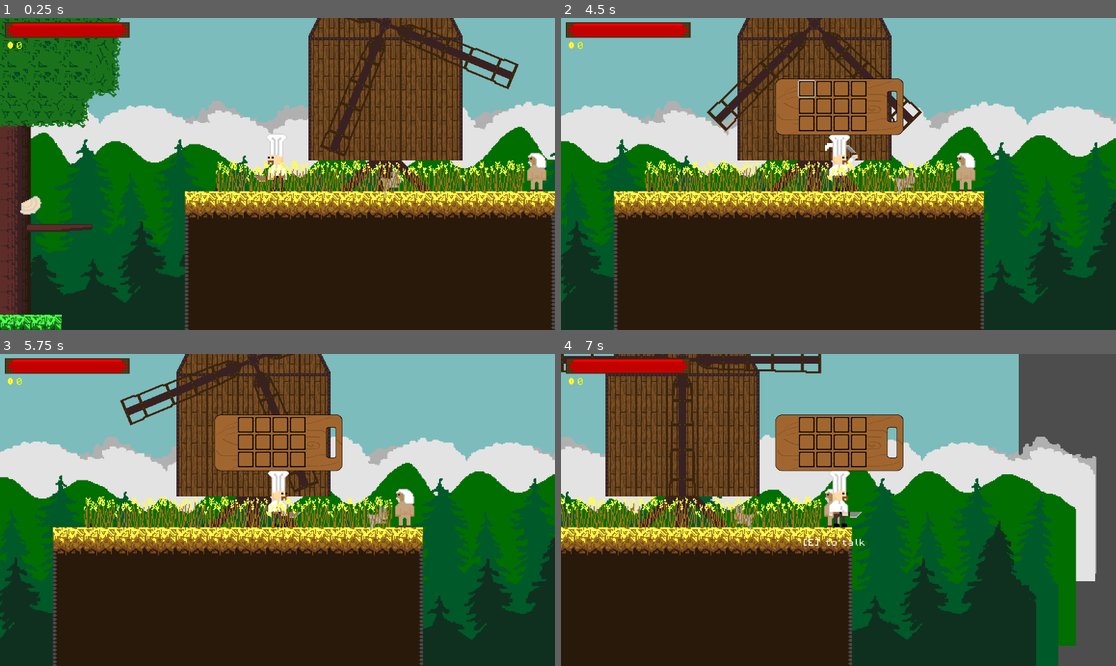
Above: before the commit, frames 1-4 (two rows, left to right).
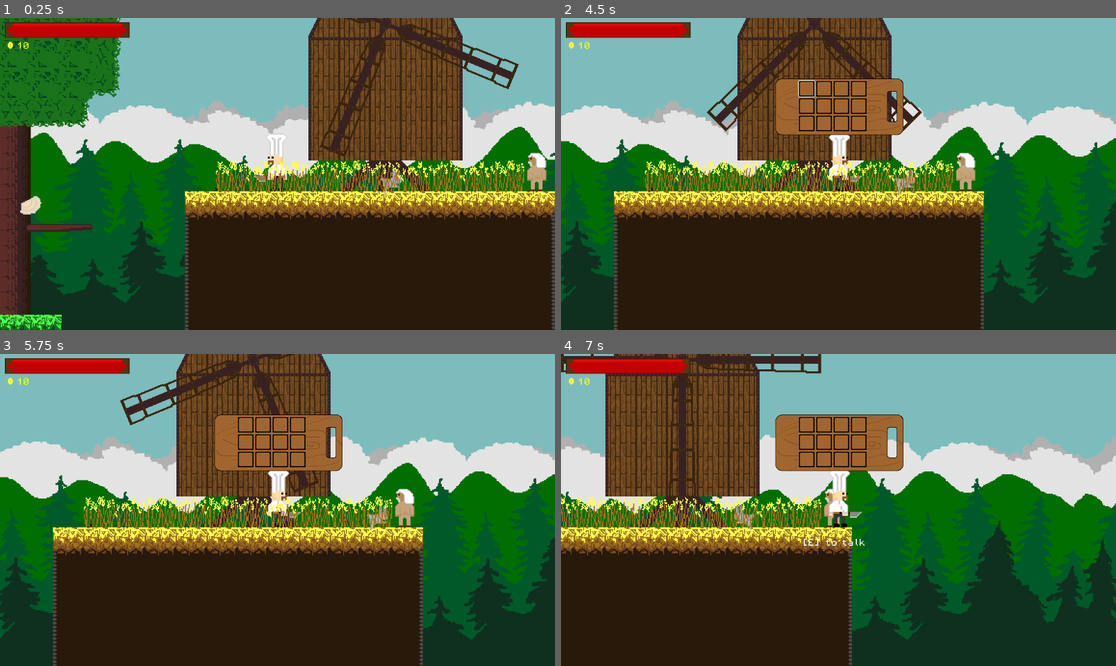
Above: after the commit, the same moments.

Repository: AdamOravecz1/TheKingsDish
Game: Godot game, scene res://Scenes/forest.tscn
The game is run twice, just before and just after one commit, with the same random seed, the same clock (stepped at 60 frames per second) and the same inputs. The engine's default icon, where the game draws it, is replaced by a stand-in: a white triangle on a blue panel in a dark square.
Inputs (mouse positions are in pixels of both pictures, inside the frame that each line leads up to):
- Up to frame 1 (0.25 s): no input
- Up to frame 2 (4.5 s): move the mouse to (960, 158) at 0.52 s; hold D (right) 0.53-1.25 s; click (960, 158) at 0.6 s; tap W (jump) at 0.77, 3.77 s; drag from (727, 189) to (955, 180) at 1.27 s; move the mouse to (894, 105) at 2.02 s; hold A (left) 2.03-2.75 s; click (894, 105) at 2.1 s; drag from (810, 236) to (1016, 180) at 2.77 s; move the mouse to (1005, 220) at 3.52 s; hold D (right) 3.53-4.25 s; tap R (relode) at 3.6 s; click (1005, 220) at 3.8 s; tap I (inventory) at 4.15 s; click (805, 89) at 4.27 s
- Up to frame 3 (5.75 s): drag from (111, 463) to (405, 506) at 5.02 s
- Up to frame 4 (7 s): move the mouse to (866, 510) at 5.77 s; hold D (right) 5.78-6.5 s; click (866, 510) at 5.85 s; drag from (755, 432) to (855, 513) at 6.52 s

The runs differ from the first frame. In frame 1, less than 0.1% of the frame differs, in the area x 3-25%, y 7-89%; in frame 2, 0.2%; in frame 3, less than 0.1%; in frame 4, 12%, in the area x 3-100%, y 0-100%.

Commit message:
Millers shop

Diff:
--- a/Global/global.gd
+++ b/Global/global.gd
@@ -15,7 +15,7 @@
 }
 var player_data: Dictionary = {
 	"health": 100,
-	"coin": 0
+	"coin": 10
 }
 
 var animal_data: Dictionary
--- a/Scenes/forest.tscn
+++ b/Scenes/forest.tscn
@@ -26,8 +26,8 @@
 [node name="ParallaxLayer6" type="ParallaxLayer" parent="BG/ParallaxBackground" index="0"]
 
 [node name="Sprite2D" type="Sprite2D" parent="BG/ParallaxBackground/ParallaxLayer6" index="0"]
-position = Vector2(135, -185.5)
-scale = Vector2(2.99194, 1.94485)
+position = Vector2(381.999, -185.5)
+scale = Vector2(3.98791, 1.94485)
 texture = ExtResource("2_t6cmg")
 
 [node name="ParallaxLayer5" type="ParallaxLayer" parent="BG/ParallaxBackground" index="1"]
@@ -45,6 +45,10 @@
 position = Vector2(629, -216)
 texture = ExtResource("3_erif5")
 
+[node name="Sprite2D4" type="Sprite2D" parent="BG/ParallaxBackground/ParallaxLayer5" index="3"]
+position = Vector2(1125, -220)
+texture = ExtResource("3_erif5")
+
 [node name="ParallaxLayer4" type="ParallaxLayer" parent="BG/ParallaxBackground" index="2"]
 motion_scale = Vector2(0.8, 1)
 
@@ -58,6 +62,10 @@
 
 [node name="Sprite2D3" type="Sprite2D" parent="BG/ParallaxBackground/ParallaxLayer4" index="2"]
 position = Vector2(628, -208)
+texture = ExtResource("2_rvyf3")
+
+[node name="Sprite2D4" type="Sprite2D" parent="BG/ParallaxBackground/ParallaxLayer4" index="3"]
+position = Vector2(1124, -208)
 texture = ExtResource("2_rvyf3")
 
 [node name="ParallaxLayer3" type="ParallaxLayer" parent="BG/ParallaxBackground" index="3"]
@@ -75,6 +83,10 @@
 position = Vector2(628, -141)
 texture = ExtResource("2_fpvc7")
 
+[node name="Sprite2D4" type="Sprite2D" parent="BG/ParallaxBackground/ParallaxLayer3" index="3"]
+position = Vector2(1122, -146)
+texture = ExtResource("2_fpvc7")
+
 [node name="ParallaxLayer2" type="ParallaxLayer" parent="BG/ParallaxBackground" index="4"]
 motion_scale = Vector2(0.9, 1)
 
@@ -88,6 +100,10 @@
 
 [node name="Sprite2D3" type="Sprite2D" parent="BG/ParallaxBackground/ParallaxLayer2" index="2"]
 position = Vector2(630, -82)
+texture = ExtResource("2_31f24")
+
+[node name="Sprite2D4" type="Sprite2D" parent="BG/ParallaxBackground/ParallaxLayer2" index="3"]
+position = Vector2(1122, -87)
 texture = ExtResource("2_31f24")
 
 [node name="ParallaxLayer" type="ParallaxLayer" parent="BG/ParallaxBackground" index="5"]
@@ -106,7 +122,11 @@
 texture = ExtResource("3_oby0v")
 
 [node name="Sprite2D4" type="Sprite2D" parent="BG/ParallaxBackground/ParallaxLayer" index="3"]
-position = Vector2(423, 73)
+position = Vector2(427, 90)
+texture = ExtResource("3_oby0v")
+
+[node name="Sprite2D5" type="Sprite2D" parent="BG/ParallaxBackground/ParallaxLayer" index="4"]
+position = Vector2(1107, -18)
 texture = ExtResource("3_oby0v")
 
 [node name="BG" parent="BG" index="1"]
--- a/Scenes/level.gd
+++ b/Scenes/level.gd
@@ -7,7 +7,9 @@
 var paused = false
 var current_item: InvItem
 var current_slot := 100
+var shop_slot := 100
 var dragging := false
+var buying := false
 var is_open = false
 
 @onready var player = get_tree().get_first_node_in_group("Player")
@@ -60,12 +62,13 @@
 		else:
 			open()
 
-
 func open():
+	player.can_attack = false
 	playerinv.visible = true
 	is_open = true
 
 func close():
+	player.can_attack = true
 	playerinv.visible = false
 	is_open = false
 
--- a/Scenes/miller.gd
+++ b/Scenes/miller.gd
@@ -5,9 +5,16 @@
 @onready var interaction_area_shop: InteractionArea = $InteractionAreaShop
 @onready var interaction_area: InteractionArea = $InteractionArea
 
+@onready var shop = $CanvasLayer/MillersShop_UI
+@onready var playerinv = get_tree().get_first_node_in_group("PlayerInv")
+@onready var main = get_tree().current_scene
+
 @onready var player = get_tree().get_first_node_in_group("Player")
 
+var is_open := false
+
 func _ready():
+	close()
 	health = Global.animal_parameters["miller"]["health"]
 	interaction_area_shop.interact = Callable(self, "_talk")
 	interaction_area.interact = Callable(self, "_pickup")
@@ -19,7 +26,13 @@
 		remove()
 
 func _talk():
-	print("shop")
+	if is_open:
+		main.close()
+		close()
+	else:
+		playerinv.position.x = 300
+		main.open()
+		open()
 
 func trigger_death():
 	if alive:
@@ -31,3 +44,17 @@
 
 func _on_animated_sprite_2d_animation_finished():
 	$AnimatedSprite2D.play("after_death")
+
+func open():
+	shop.visible = true
+	playerinv.visible = true
+	is_open = true
+
+func close():
+	shop.visible = false
+	playerinv.visible = false
+	is_open = false
+
+func _on_player_left_body_exited(body):
+	close()
+	main.close()
--- a/Scenes/miller.tscn
+++ b/Scenes/miller.tscn
@@ -1,9 +1,10 @@
-[gd_scene load_steps=15 format=3 uid="uid://5exerwvsy41d"]
+[gd_scene load_steps=17 format=3 uid="uid://5exerwvsy41d"]
 
 [ext_resource type="PackedScene" uid="uid://blorwsk7msxwu" path="res://Scenes/entity.tscn" id="1_8jmtg"]
 [ext_resource type="Script" path="res://Scenes/miller.gd" id="2_gkufe"]
 [ext_resource type="Texture2D" uid="uid://cvve3iaapqk5w" path="res://Sprites/Miller.png" id="2_lv85u"]
 [ext_resource type="PackedScene" uid="uid://b5l7nm22qv6uc" path="res://Scenes/interaction_area.tscn" id="4_yeb36"]
+[ext_resource type="PackedScene" uid="uid://lo3gbgkcknvx" path="res://inventory/millers_shop_ui.tscn" id="5_pc6q5"]
 
 [sub_resource type="RectangleShape2D" id="RectangleShape2D_la1yi"]
 size = Vector2(20, 39)
@@ -74,6 +75,9 @@
 [sub_resource type="CircleShape2D" id="CircleShape2D_fqvsg"]
 radius = 23.0217
 
+[sub_resource type="CircleShape2D" id="CircleShape2D_yu8sm"]
+radius = 23.0
+
 [node name="Miller" instance=ExtResource("1_8jmtg")]
 collision_layer = 4
 collision_mask = 21
@@ -99,4 +103,16 @@
 [node name="CollisionShape2D" type="CollisionShape2D" parent="InteractionArea" index="0"]
 shape = SubResource("CircleShape2D_fqvsg")
 
+[node name="CanvasLayer" type="CanvasLayer" parent="." index="5"]
+
+[node name="MillersShop_UI" parent="CanvasLayer" index="0" instance=ExtResource("5_pc6q5")]
+
+[node name="PlayerLeft" type="Area2D" parent="." index="6"]
+collision_layer = 0
+collision_mask = 2
+
+[node name="CollisionShape2D" type="CollisionShape2D" parent="PlayerLeft" index="0"]
+shape = SubResource("CircleShape2D_yu8sm")
+
 [connection signal="animation_finished" from="AnimatedSprite2D" to="." method="_on_animated_sprite_2d_animation_finished"]
+[connection signal="body_exited" from="PlayerLeft" to="." method="_on_player_left_body_exited"]
--- a/Scenes/player.gd
+++ b/Scenes/player.gd
@@ -8,6 +8,7 @@
 @export var friction := 900
 var direction := Vector2.ZERO
 var can_move := true
+var can_attack := true
 var ducking := false
 
 @export_group('jump')
@@ -104,7 +105,7 @@
 
 
 	#hit
-	if Input.is_action_just_pressed("hit"):
+	if Input.is_action_just_pressed("hit") and can_attack:
 		$PlayerGraphics.hit()
 		slash()
 
@@ -198,3 +199,7 @@
 
 	# Apply upward force (positive Y direction in Godot is down, so subtract to go up)
 	knockback_force.y -= 4000.0
+
+func pay(price):
+	coin -= price
+	level.update_coin(str(coin))
--- a/inventory/inv_ui.gd
+++ b/inventory/inv_ui.gd
@@ -36,8 +36,9 @@
 	main.current_slot = 100
 
 func _on_button_pressed():
-	main.get_dragging(false)
-	remove_item()
+	if not main.buying:
+		main.get_dragging(false)
+		remove_item()
 
 func send_inv():
 	main.get_inv(self)
--- a/inventory/inv_ui_slot.gd
+++ b/inventory/inv_ui_slot.gd
@@ -7,6 +7,7 @@
 @onready var drag_label: Label = $CanvasLayer/Label
 @onready var inv_ui = get_parent().get_parent().get_parent()
 @onready var main = get_tree().current_scene
+@onready var shop_ui = get_tree().get_nodes_in_group("ShopUI")
 
 var slot_out: InvSlot
 var dragged_item: InvItem
@@ -27,8 +28,6 @@
 	else:
 		item_visual.visible = true
 		item_visual.texture = slot.item.texture
-
-
 	slot_out = slot
 
 func _process(delta):
@@ -39,6 +38,13 @@
 		drag_label.global_position = get_global_mouse_position() + Vector2(8, 8)
 
 func _on_button_pressed():
+	if shop_ui.size() >= main.shop_slot and main.buying:
+		if slot_out.item:
+			shop_ui[main.shop_slot].stop_dragging()
+		else:
+			shop_ui[main.shop_slot].stop_dragging()
+			shop_ui[main.shop_slot].buy()
+		main.buying = false
 	if slot_out.item:
 		if get_index() == main.current_slot and main.inv_type == inv_ui:
 			drag_across = true
@@ -77,7 +83,6 @@
 		stop_dragging()
 
 
-
 # Stop dragging the item
 func stop_dragging():
 	dragging = false
@@ -85,11 +90,8 @@
 	drag_label.visible = false
 	item_visual.visible = true
 
-
-
 func send_item():
 	inv_ui.get_item(dragged_item, get_index())
-
 
 func change_item():
 	inv_ui.change_item(get_index())
--- /dev/null
+++ b/inventory/millers_shop_ui.gd
@@ -0,0 +1,13 @@
+extends Control
+
+@onready var main = get_tree().current_scene
+
+
+func remove_item():
+	main.current_item = null
+	main.current_slot = 100
+
+func _on_button_pressed():
+	if not main.buying:
+		main.get_dragging(false)
+		remove_item()
--- /dev/null
+++ b/inventory/millers_shop_ui.tscn
@@ -0,0 +1,62 @@
+[gd_scene load_steps=8 format=3 uid="uid://lo3gbgkcknvx"]
+
+[ext_resource type="Texture2D" uid="uid://bfo3u8onb4n5r" path="res://Sprites/MillersShopUI.png" id="1_j0anm"]
+[ext_resource type="Script" path="res://inventory/millers_shop_ui.gd" id="1_tug4p"]
+[ext_resource type="PackedScene" uid="uid://bjwaf68ya2yel" path="res://inventory/shop_ui_slot.tscn" id="2_h5hr6"]
+[ext_resource type="Texture2D" uid="uid://bs44m3y8l2b0l" path="res://Sprites/InvSlot.png" id="3_c2bhb"]
+[ext_resource type="Resource" uid="uid://b7k1d4upmupa4" path="res://inventory/Items/flour.tres" id="4_6dvin"]
+[ext_resource type="Resource" uid="uid://b6db8uf3ug8kq" path="res://inventory/Items/pasta.tres" id="5_c4ga4"]
+[ext_resource type="Resource" uid="uid://brhwj8gopn3ab" path="res://inventory/Items/bread.tres" id="6_vtdh5"]
+
+[node name="MillersShop_UI" type="Control"]
+layout_mode = 3
+anchors_preset = 15
+anchor_right = 1.0
+anchor_bottom = 1.0
+offset_left = 607.0
+offset_top = 62.0
+offset_right = -263.0
+offset_bottom = -364.0
+grow_horizontal = 2
+grow_vertical = 2
+script = ExtResource("1_tug4p")
+
+[node name="Button" type="Button" parent="."]
+self_modulate = Color(1, 1, 1, 0)
+layout_mode = 0
+offset_right = 317.0
+offset_bottom = 235.0
+
+[node name="NinePatchRect" type="NinePatchRect" parent="."]
+layout_mode = 0
+offset_right = 280.0
+offset_bottom = 232.0
+texture = ExtResource("1_j0anm")
+
+[node name="GridContainer" type="GridContainer" parent="NinePatchRect"]
+layout_mode = 0
+offset_left = 85.0
+offset_top = 93.0
+offset_right = 190.0
+offset_bottom = 136.0
+columns = 3
+
+[node name="Shop_UI_Slot1" parent="NinePatchRect/GridContainer" instance=ExtResource("2_h5hr6")]
+layout_mode = 2
+slot_sprite = ExtResource("3_c2bhb")
+item = ExtResource("4_6dvin")
+price = 2
+
+[node name="Shop_UI_Slot2" parent="NinePatchRect/GridContainer" instance=ExtResource("2_h5hr6")]
+layout_mode = 2
+slot_sprite = ExtResource("3_c2bhb")
+item = ExtResource("5_c4ga4")
+price = 4
+
+[node name="Shop_UI_Slot3" parent="NinePatchRect/GridContainer" instance=ExtResource("2_h5hr6")]
+layout_mode = 2
+slot_sprite = ExtResource("3_c2bhb")
+item = ExtResource("6_vtdh5")
+price = 5
+
+[connection signal="pressed" from="Button" to="." method="_on_button_pressed"]
--- /dev/null
+++ b/inventory/shop_ui_slot.gd
@@ -0,0 +1,49 @@
+extends Panel
+
+@export var slot_sprite: Texture
+@export var item: InvItem
+@export var price: int
+
+@onready var drag_sprite: Sprite2D = $CanvasLayer/DragSprite  # A Sprite2D to display the texture that follows the mouse
+@onready var drag_label: Label = $CanvasLayer/Label
+@onready var main = get_tree().current_scene
+@onready var player = get_tree().get_first_node_in_group("Player")
+
+var dragged_item: InvItem
+var dragging: bool = false  # To check if an item is being dragged
+
+func _ready():
+	$SlotBG.texture = slot_sprite
+	$CenterContainer/Panel/ItemDisplay.texture = item.texture
+	$PriceTag.text = str(price)
+
+func _process(delta):
+	# If dragging, make the sprite follow the mouse
+	if dragging:
+		drag_sprite.global_position = get_global_mouse_position()
+		drag_label.text = item.name.capitalize()
+		drag_label.global_position = get_global_mouse_position() + Vector2(8, 8)
+
+# Start dragging the item (make the texture follow the mouse)
+func start_dragging(item_texture: Texture2D):
+	dragging = true
+	drag_sprite.texture = item_texture
+	drag_sprite.visible = true  # Show the sprite when dragging starts
+	drag_label.visible = true
+
+# Stop dragging the item
+func stop_dragging():
+	dragging = false
+	drag_sprite.visible = false  # Hide the sprite when dragging stops
+	drag_label.visible = false
+
+func _on_button_pressed():
+	if not main.dragging and player.coin >= price:
+		main.shop_slot = get_index()
+		start_dragging(item.texture)
+		main.current_item = item
+		main.dragging = true
+		main.buying = true
+
+func buy():
+	player.pay(price)
--- /dev/null
+++ b/inventory/shop_ui_slot.tscn
@@ -0,0 +1,59 @@
+[gd_scene load_steps=4 format=3 uid="uid://bjwaf68ya2yel"]
+
+[ext_resource type="Script" path="res://inventory/shop_ui_slot.gd" id="1_pghiv"]
+[ext_resource type="FontFile" uid="uid://cpojoq47dln4s" path="res://Fonts/PixelOperator.ttf" id="2_3xwoo"]
+[ext_resource type="Texture2D" uid="uid://nmfgafxv8cl4" path="res://Sprites/CoinIcon.png" id="3_4aj3h"]
+
+[node name="Shop_UI_Slot" type="Panel" groups=["ShopUI"]]
+self_modulate = Color(1, 1, 1, 0)
+custom_minimum_size = Vector2(32, 40)
+offset_right = 32.0
+offset_bottom = 32.0
+script = ExtResource("1_pghiv")
+
+[node name="CanvasLayer" type="CanvasLayer" parent="."]
+layer = 10
+
+[node name="DragSprite" type="Sprite2D" parent="CanvasLayer"]
+
+[node name="Label" type="Label" parent="CanvasLayer"]
+offset_right = 40.0
+offset_bottom = 23.0
+theme_override_fonts/font = ExtResource("2_3xwoo")
+
+[node name="SlotBG" type="Sprite2D" parent="."]
+position = Vector2(16, 16)
+
+[node name="CenterContainer" type="CenterContainer" parent="."]
+custom_minimum_size = Vector2(32, 32)
+layout_mode = 0
+offset_right = 32.0
+offset_bottom = 32.0
+
+[node name="Panel" type="Panel" parent="CenterContainer"]
+layout_mode = 2
+
+[node name="ItemDisplay" type="Sprite2D" parent="CenterContainer/Panel"]
+
+[node name="Button" type="Button" parent="."]
+show_behind_parent = true
+layout_mode = 0
+offset_right = 32.0
+offset_bottom = 32.0
+
+[node name="PriceTag" type="Label" parent="."]
+layout_mode = 0
+offset_left = 9.0
+offset_top = 34.0
+offset_right = 38.0
+offset_bottom = 42.0
+theme_override_fonts/font = ExtResource("2_3xwoo")
+theme_override_font_sizes/font_size = 8
+text = "000"
+
+[node name="CoinIcon" type="Sprite2D" parent="."]
+position = Vector2(5, 37)
+scale = Vector2(0.5, 0.5)
+texture = ExtResource("3_4aj3h")
+
+[connection signal="pressed" from="Button" to="." method="_on_button_pressed"]
Binary file added: Sprites/MillersShopUI.png
Not shown, added: Sprites/MillersShopUI.png.import
